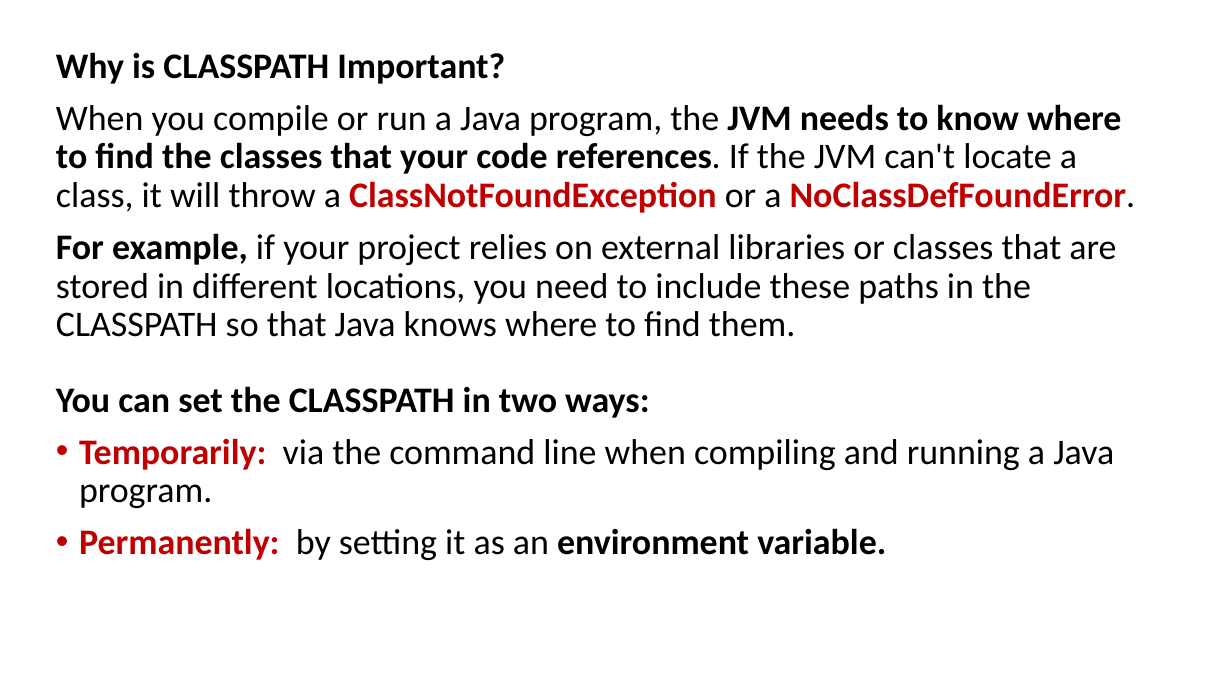
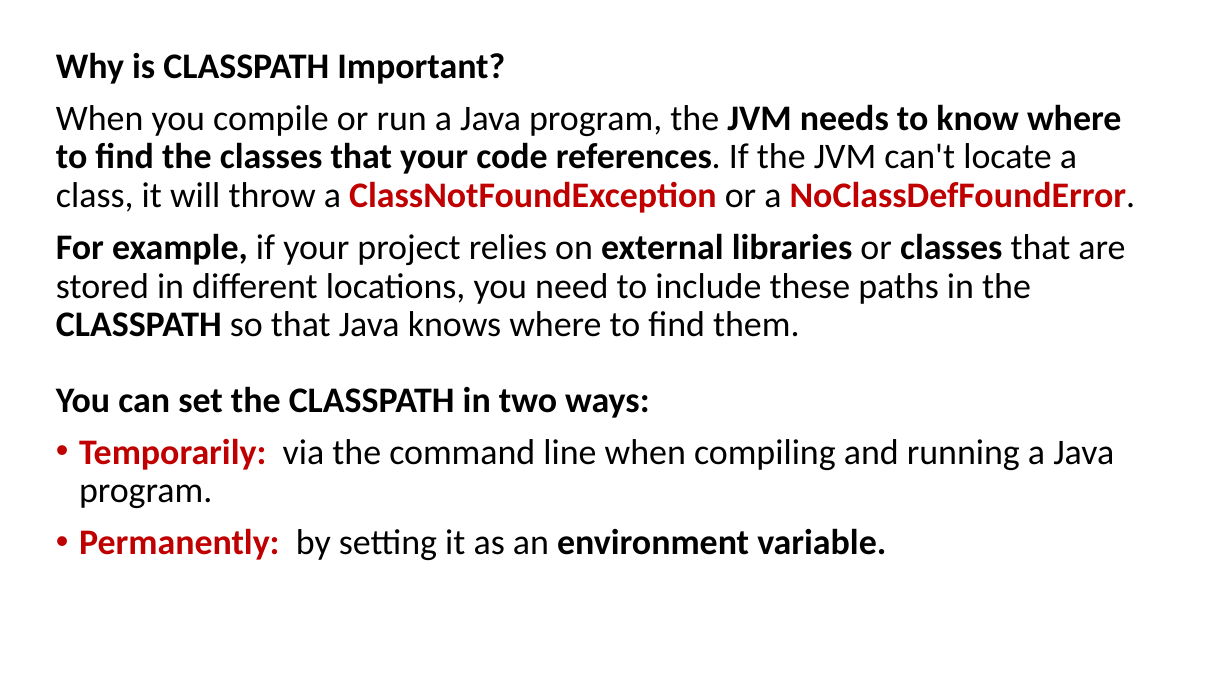
Before and after one commit to PRAMOD-VISHNU-NAIK/MCA-2nd-Sem-Shridevi-College, a slide deck: slide 26 of Theory Class-Notes/Complete Syllabus and Notes/Module-3 Interfaces and Packages.pptx (slide 27 before the commit). Drawn at 1232x693 pixels with LibreOffice and Linux fonts; fonts in the diff are those of the drawing. Boxes give left, top, right and bottom in pixels: in the first picture for what was removed or moved away, otherwise in the second. Text is boxed around its words. In the diff, an @@ line names an element or a change of style, - is before the commit and + after.

```diff
--- a/Theory Class-Notes/Complete Syllabus and Notes/Module-3 Interfaces and Packages.pptx
+++ b/Theory Class-Notes/Complete Syllabus and Notes/Module-3 Interfaces and Packages.pptx
@@ text at [56,233,1125,337]: bold on in "external libraries classes CLASSPATH" @@
```
Also in this commit, not shown: 7 other slides changed, 2 slides removed.
